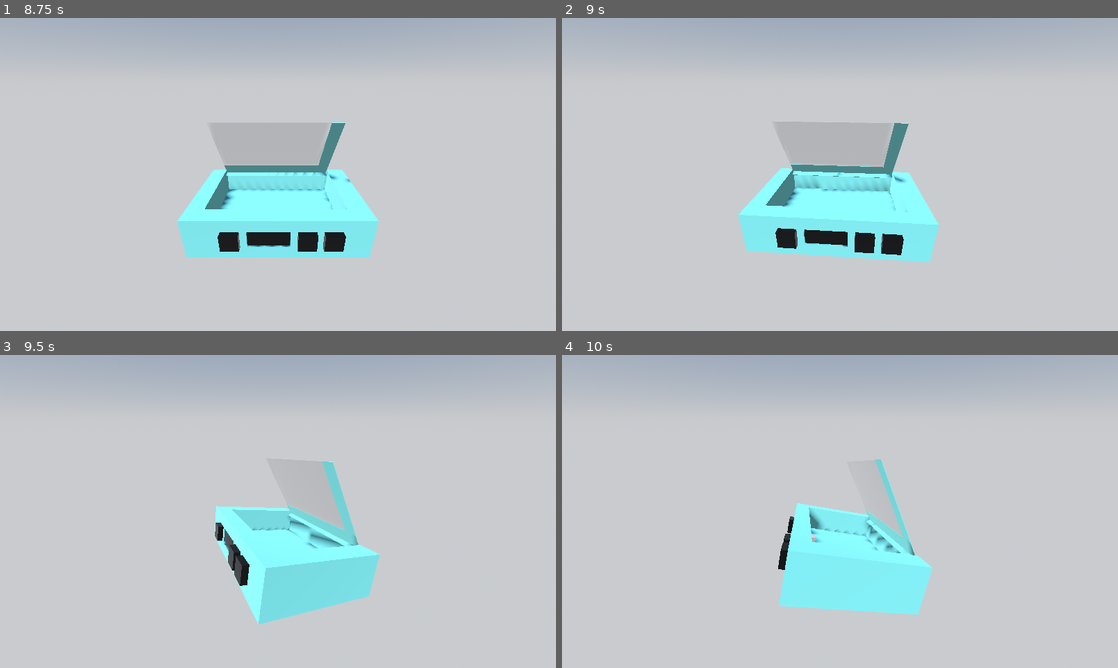
Above: before the commit, frames 1-4 (two rows, left to right).
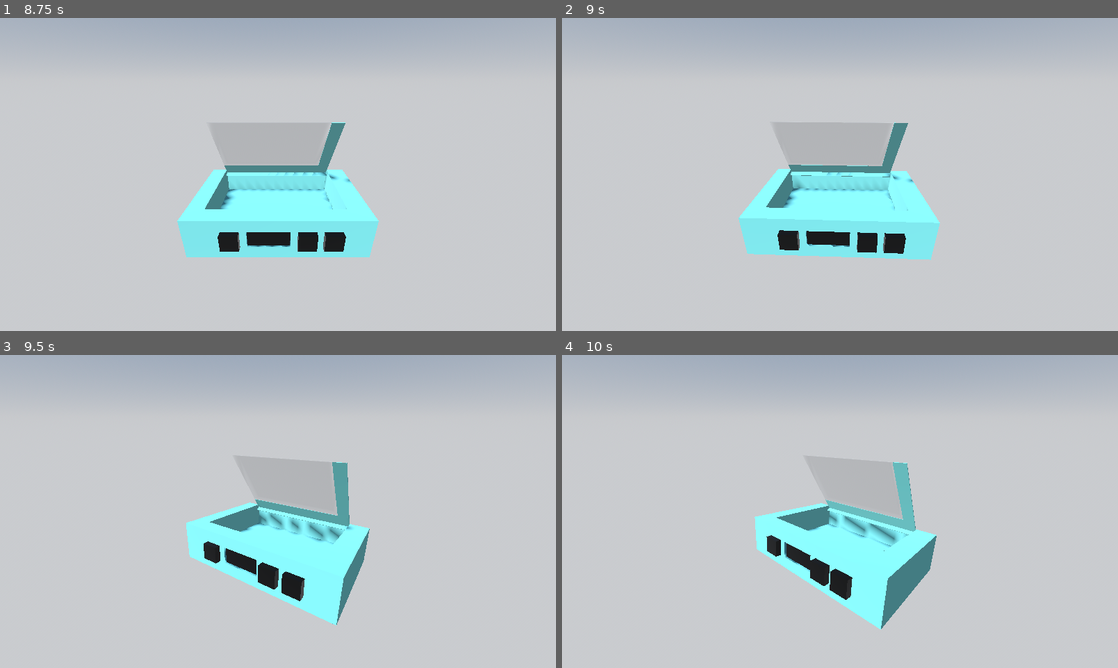
Above: after the commit, the same moments.

Repository: LyciaStenson/CompactCassette
Game: Godot game, scene res://Scenes/Main.tscn
Same seed, same stepped clock (60 frames per second), same inputs: the game is played once before the commit and once after it. Sound files missing from this copy of the repository are replaced by a short silence.
Inputs (mouse positions are in pixels of both pictures, inside the frame that each line leads up to):
- Up to frame 1 (8.75 s): tap Enter at 0.5, 2, 4.25 s; move the mouse to (250, 237) at 0.52 s; click (250, 237) at 0.6 s; tap Space at 1.25, 2.75, 5 s; drag from (444, 221) to (250, 237) at 1.27 s; move the mouse to (111, 127) at 2.02 s; hold Mouse wheel up (ZoomIn) 2.03-2.75 s; click (111, 127) at 2.17 s; drag from (305, 174) to (111, 127) at 2.77 s; move the mouse to (194, 96) at 3.52 s; click (194, 96) at 3.6 s; drag from (400, 158) to (194, 96) at 4.27 s; move the mouse to (166, 190) at 5.02 s; hold Mouse wheel up (ZoomIn) 5.03-5.75 s; click (166, 190) at 5.17 s; drag from (333, 105) to (166, 190) at 5.77 s; move the mouse to (250, 237) at 6.52 s; click (250, 237) at 6.6 s; drag from (444, 221) to (250, 237) at 7.27 s; move the mouse to (111, 127) at 8.02 s; hold Mouse wheel up (ZoomIn) from 8.03 s (still down); click (111, 127) at 8.17 s
- Up to frame 2 (9 s): release Mouse wheel up (ZoomIn) at 8.75 s; drag from (867, 174) to (673, 127) at 8.77 s
- Up to frame 3 (9.5 s): no input
- Up to frame 4 (10 s): move the mouse to (756, 433) at 9.52 s; click (756, 433) at 9.6 s

Frame 1 is identical in both runs. In frame 2, 1.0% of the frame differs, in the area x 31-68%, y 33-78%; in frame 3, 7.5%, in the area x 33-69%, y 32-87%; in frame 4, 6.3%.

Commit message:
Progress on tape player functionality. Hiss working.

Diff:
--- a/Scenes/CassettePlayer.tscn
+++ b/Scenes/CassettePlayer.tscn
@@ -7,6 +7,7 @@
 [ext_resource type="Material" uid="uid://irxdmyub874d" path="res://Materials/PlayerButton.tres" id="4_rs36h"]
 [ext_resource type="Material" uid="uid://csmqa6putsjge" path="res://Materials/PinchRoller.tres" id="5_pcywx"]
 [ext_resource type="Material" uid="uid://b2tm8mad1vxkr" path="res://Materials/TapeHead.tres" id="7_xa8rt"]
+[ext_resource type="AudioStream" uid="uid://c3lgunc640edu" path="res://Sounds/tape-hiss-tandberg-tcd-310-b-20284.mp3" id="8_q2t47"]
 
 [sub_resource type="BoxShape3D" id="BoxShape3D_akpef"]
 size = Vector3(1.32, 0.84, 0.32)
@@ -348,6 +349,7 @@
 [sub_resource type="Animation" id="Animation_8w2bm"]
 resource_name = "PlayMechanism"
 length = 0.35
+step = 0.05
 tracks/0/type = "value"
 tracks/0/imported = false
 tracks/0/enabled = true
@@ -385,10 +387,28 @@
 "values": [Vector3(-0.15, 0, 0), Vector3(-0.15, -0.06, 0)]
 }
 
+[sub_resource type="Animation" id="Animation_1ue78"]
+resource_name = "RewindButton"
+length = 0.35
+step = 0.05
+tracks/0/type = "value"
+tracks/0/imported = false
+tracks/0/enabled = true
+tracks/0/path = NodePath("Model/RewindButton:position")
+tracks/0/interp = 1
+tracks/0/loop_wrap = true
+tracks/0/keys = {
+"times": PackedFloat32Array(0, 0.35),
+"transitions": PackedFloat32Array(1, 1),
+"update": 0,
+"values": [Vector3(-0.1, 0, 0), Vector3(-0.1, -0.06, 0)]
+}
+
 [sub_resource type="AnimationLibrary" id="AnimationLibrary_ybssb"]
 _data = {
 "OpenDoor": SubResource("Animation_r6q8c"),
-"PlayMechanism": SubResource("Animation_8w2bm")
+"PlayMechanism": SubResource("Animation_8w2bm"),
+"RewindButton": SubResource("Animation_1ue78")
 }
 
 [node name="CassettePlayer" type="StaticBody3D" groups=["Grabbable"]]
@@ -500,6 +520,14 @@
 "": SubResource("AnimationLibrary_ybssb")
 }
 
-[node name="AudioStreamPlayer3D" type="AudioStreamPlayer3D" parent="."]
+[node name="RewindButtonAnimationPlayer" type="AnimationPlayer" parent="."]
+libraries = {
+"": SubResource("AnimationLibrary_ybssb")
+}
+
+[node name="TapeAudioStreamPlayer" type="AudioStreamPlayer" parent="."]
+
+[node name="HissAudioStreamPlayer" type="AudioStreamPlayer" parent="."]
+stream = ExtResource("8_q2t47")
 
 [connection signal="body_entered" from="TapeOverlapArea" to="." method="body_entered_area"]
--- a/Scenes/CassetteTape.tscn
+++ b/Scenes/CassetteTape.tscn
@@ -1,7 +1,7 @@
 [gd_scene load_steps=7 format=3 uid="uid://c1mh3g1dptbgn"]
 
 [ext_resource type="Script" path="res://Scripts/CassetteTape.gd" id="1_0adaw"]
-[ext_resource type="AudioStream" uid="uid://b3j4vgobe8vlf" path="res://Music/80s-retro-synth-wave-223103.mp3" id="2_2mj41"]
+[ext_resource type="AudioStream" uid="uid://b3j4vgobe8vlf" path="res://Sounds/80s-retro-synth-wave-223103.mp3" id="2_2mj41"]
 [ext_resource type="Material" uid="uid://cjbqw587u8mhk" path="res://Materials/TapeShell.tres" id="3_humj7"]
 
 [sub_resource type="BoxShape3D" id="BoxShape3D_xftuu"]
--- a/Scripts/CassettePlayer.gd
+++ b/Scripts/CassettePlayer.gd
@@ -14,21 +14,24 @@
 @onready var door_clickable : Clickable3D = $DoorClickable
 
 var play_pressed : bool = false
+var rewind_pressed : bool = false
 
 @onready var door_animation_player : AnimationPlayer = $DoorAnimationPlayer
 @onready var play_button_animation_player : AnimationPlayer = $PlayButtonAnimationPlayer
+@onready var rewind_button_animation_player : AnimationPlayer = $RewindButtonAnimationPlayer
 
-@onready var audio_player : AudioStreamPlayer3D = $AudioStreamPlayer3D
+@onready var tape_audio_player : AudioStreamPlayer = $TapeAudioStreamPlayer
+@onready var hiss_audio_player : AudioStreamPlayer = $HissAudioStreamPlayer
 
 var tape : CassetteTape
 
 func _ready() -> void:
-	stop_button.clicked.connect(stop_button_pressed)
-	play_button.clicked.connect(play_button_pressed)
-	rewind_button.clicked.connect(rewind_button_pressed)
-	fast_forward_button.clicked.connect(fast_forward_button_pressed)
+	stop_button.clicked.connect(on_stop_pressed)
+	play_button.clicked.connect(on_play_pressed)
+	rewind_button.clicked.connect(on_rewind_pressed)
+	fast_forward_button.clicked.connect(on_fast_forward_pressed)
 
-	door_clickable.clicked.connect(door_pressed)
+	door_clickable.clicked.connect(on_door_pressed)
 
 func _physics_process(delta : float) -> void:
 	if abs(rotation_speed.x) > 0.05 or abs(rotation_speed.y) > 0.05:
@@ -41,7 +44,7 @@
 		rotation_speed.y = 0.0
 
 func drag(relative : Vector2) -> void:
-	rotation_speed += relative * 0.01
+	rotation_speed += relative * 0.005
 
 func zoom_in():
 	pass
@@ -49,37 +52,47 @@
 func zoom_out():
 	pass
 
-func stop_button_pressed():
+func on_stop_pressed():
+	var button_unpressed : bool = false
 	if play_pressed:
-		print("Play was pressed")
 		play_button_animation_player.play_backwards("PlayMechanism")
 		play_pressed = false
-	else:
-		print("Play was not pressed")
-	if !door_open:
+		button_unpressed = true
+	if rewind_pressed:
+		rewind_button_animation_player.play_backwards("RewindButton")
+		rewind_pressed = false
+		button_unpressed = true
+	if !button_unpressed && !door_open:
 		door_open = true
-		audio_player.stop()
 		door_animation_player.play("OpenDoor")
+	if tape:
+		tape.playback_position = tape_audio_player.get_playback_position()
+	tape_audio_player.stop()
+	hiss_audio_player.stop()
 
-func play_button_pressed():
+func on_play_pressed():
 	if !play_pressed:
-		print("Play was not pressed")
 		play_button_animation_player.play("PlayMechanism")
 		play_pressed = true
-	else:
-		print("Play was pressed")
-		if !audio_player.playing && tape:
-			audio_player.stream = tape.track_1
-			audio_player.play(0.0)
-	#print("Play Button Pressed")
+		await get_tree().create_timer(0.3).timeout
+		hiss_audio_player.play()
+		await get_tree().create_timer(0.05).timeout
+		if !tape_audio_player.playing && tape:
+			tape_audio_player.stream = tape.track_1
+			tape_audio_player.play(tape.playback_position)
 
-func rewind_button_pressed():
-	print("Rewind Button Pressed")
+func on_rewind_pressed():
+	if !rewind_pressed:
+		rewind_button_animation_player.play("RewindButton")
+		rewind_pressed = true
+		await get_tree().create_timer(0.3).timeout
+		hiss_audio_player.play()
 
-func fast_forward_button_pressed():
-	print("Fast Forward Button Pressed")
+func on_fast_forward_pressed():
+	await get_tree().create_timer(0.3).timeout
+	hiss_audio_player.play()
 
-func door_pressed():
+func on_door_pressed():
 	if door_open:
 		door_animation_player.play_backwards("OpenDoor")
 	else:
@@ -93,6 +106,3 @@
 		body.in_player = true
 		body.position = Vector3()
 		body.rotation = Vector3()
-		#body.rotation_degrees = Vector3(0.0, 0.0, 180.0)
-		#body.set_physics_process(false)
-		#body.position = tape_point.position
--- a/Scripts/CassetteTape.gd
+++ b/Scripts/CassetteTape.gd
@@ -8,7 +8,10 @@
 
 var in_player : bool = false
 
+var playback_position : float
+
 func drag(relative : Vector2) -> void:
+	print("Tape drag")
 	velocity = Vector3(relative.x * 0.3, -relative.y * 0.3, 0.0)
 
 func zoom_in():
Not shown, removed: Music/80s-retro-synth-wave-223103.mp3.import
Not shown: 1 places in Scenes/CassettePlayer.tscn that only renumber resources
Not shown, added: Sounds/80s-retro-synth-wave-223103.mp3.import
Not shown, added: Sounds/tape-hiss-tandberg-tcd-310-b-20284.mp3.import
Not shown, changed: Documents/CT6015_s4103944_DesignDocument.odt
Not shown, added: Sounds/80s-retro-synth-wave-223103.mp3
Not shown, added: Sounds/tape-hiss-tandberg-tcd-310-b-20284.mp3
